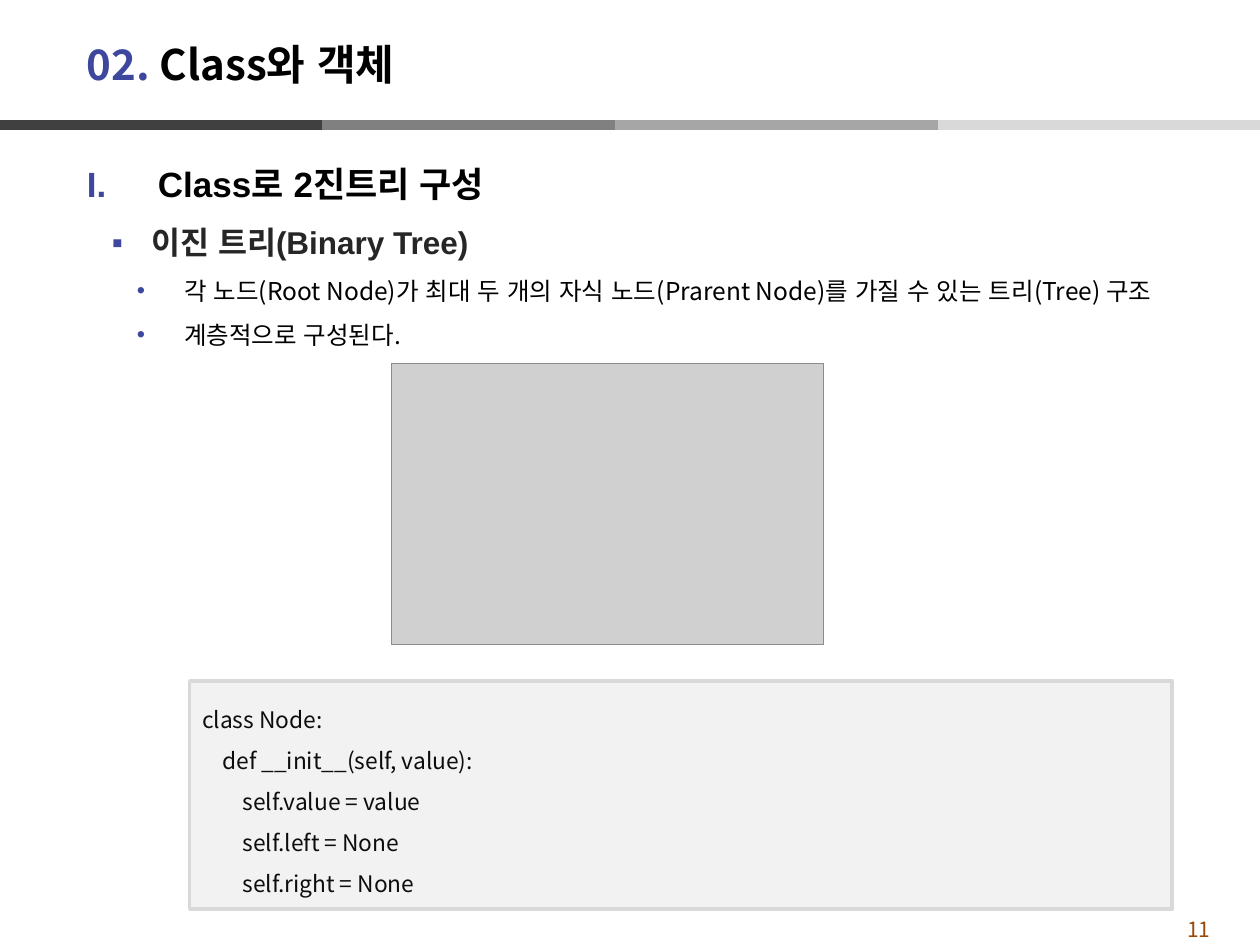
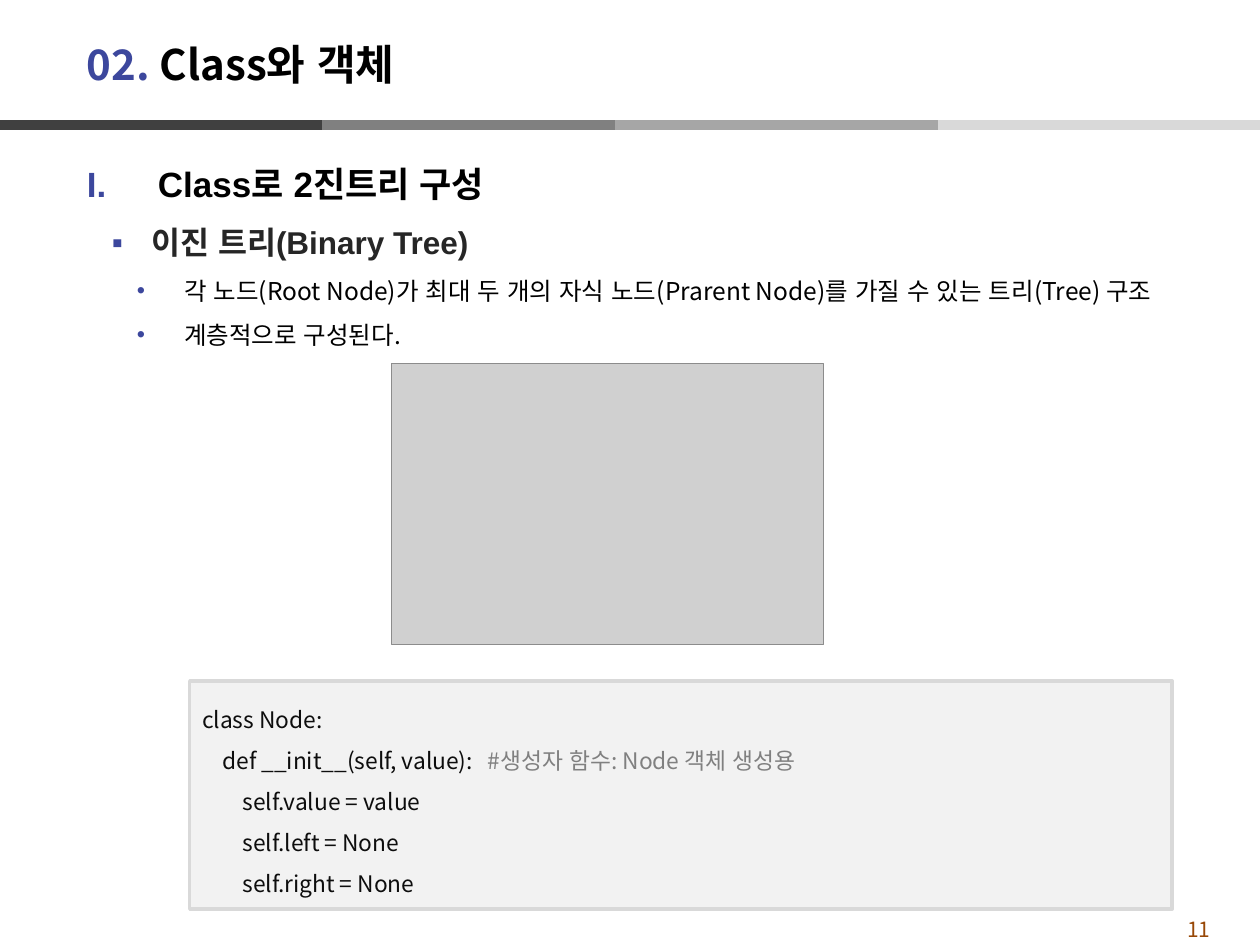
Before and after one commit to dndxor/BCPy, a slide deck: slide 11 of Ch10-재귀함수활용_Class.pptx. Drawn at 1260x945 pixels with LibreOffice and Linux fonts; fonts in the diff are those of the drawing; grey boxes stand for pictures. Boxes give left, top, right and bottom in pixels: in the first picture for what was removed or moved away, otherwise in the second. Text is boxed around its words. In the diff, an @@ line names an element or a change of style, - is before the commit and + after.

```diff
--- a/Ch10-재귀함수활용_Class.pptx
+++ b/Ch10-재귀함수활용_Class.pptx
@@ text in rectangle at [222, 750, 796, 774]: text changed @@
-def __init__(self, value):
+def __init__(self, value): #생성자 함수: Node 객체 생성용
```
Also in this commit, not shown: 10 other slides changed, 42 other files.
